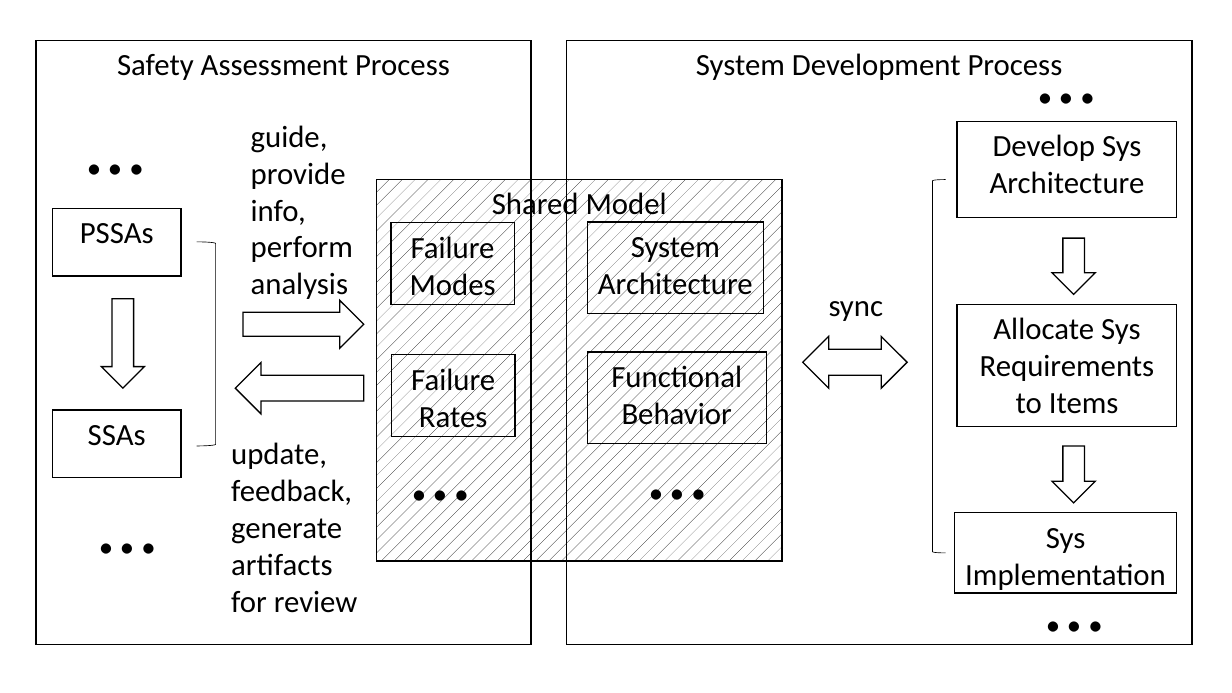
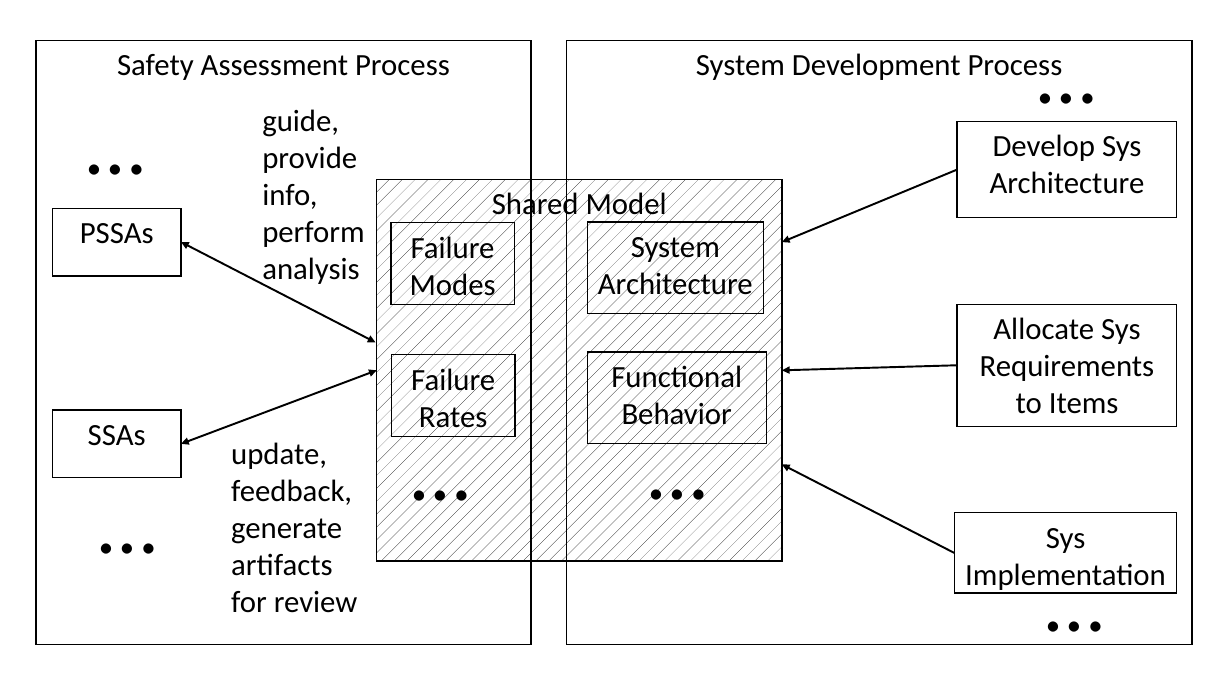
Before and after one commit to loonwerks/AMASE, a slide deck: slide 1 of doc/RESS_Journal/images/safety_process.pptx. Drawn at 1232x693 pixels with LibreOffice and Linux fonts; fonts in the diff are those of the drawing. Boxes give left, top, right and bottom in pixels: in the first picture for what was removed or moved away, otherwise in the second. Text is boxed around its words. In the diff, an @@ line names an element or a change of style, - is before the commit and + after.

```diff
--- a/doc/RESS_Journal/images/safety_process.pptx
+++ b/doc/RESS_Journal/images/safety_process.pptx
@@ text "guide, provide info, perform analysis": place and size @@
-text "guide, provide info, perform analysis" at (251,125,353,303)
+text "guide, provide info, perform analysis" at (262,109,364,287)
@@ arrow added from (958, 170) to (782, 242), #000000 1.5 pt @@
@@ left bracket removed at (933,179,945,553) @@
@@ down arrow removed at (1053,238,1096,295) @@
@@ double arrow added from (181, 242) to (375, 343), #000000 1.5 pt @@
@@ right bracket removed at (197,242,216,446) @@
@@ down arrow removed at (102,299,145,388) @@
@@ right arrow removed at (243,300,364,348) @@
@@ text removed at (829,301,884,321) @@
-sync
@@ left right arrow removed at (803,336,908,388) @@
@@ double arrow added from (181, 444) to (377, 371), #000000 1.5 pt @@
@@ left arrow removed at (236,362,364,414) @@
@@ arrow added from (958, 365) to (782, 371), #000000 1.5 pt @@
@@ down arrow removed at (1053,446,1096,504) @@
@@ arrow added from (955, 553) to (782, 465), #000000 1.5 pt @@
```
Also in this commit, not shown: 6 other files.
